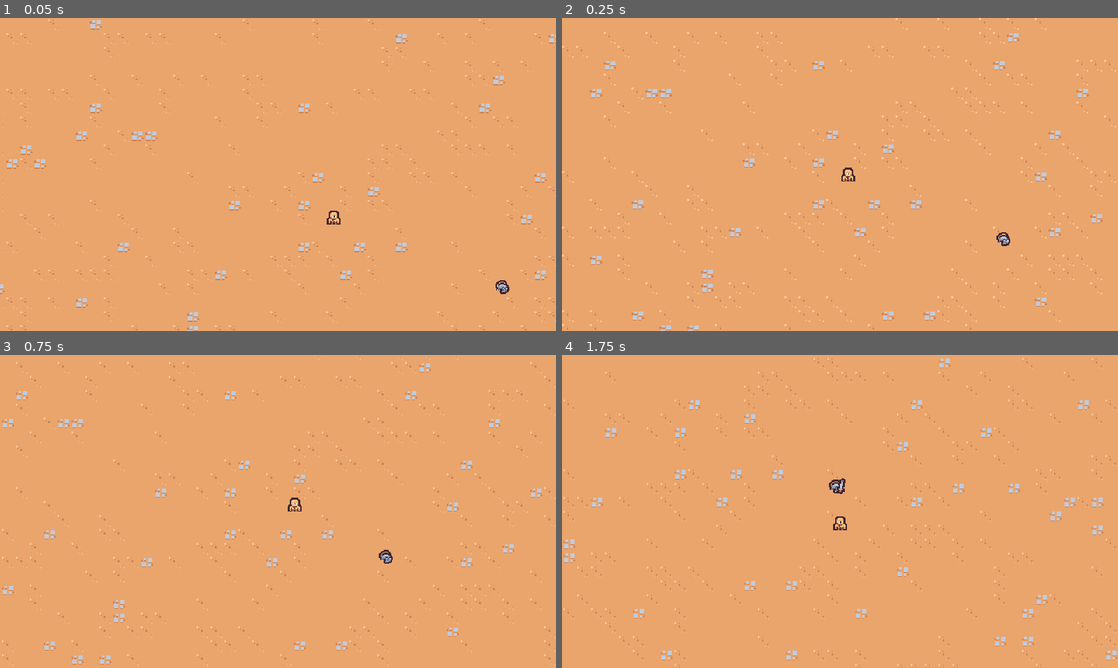
Above: before the commit, frames 1-4 (two rows, left to right).
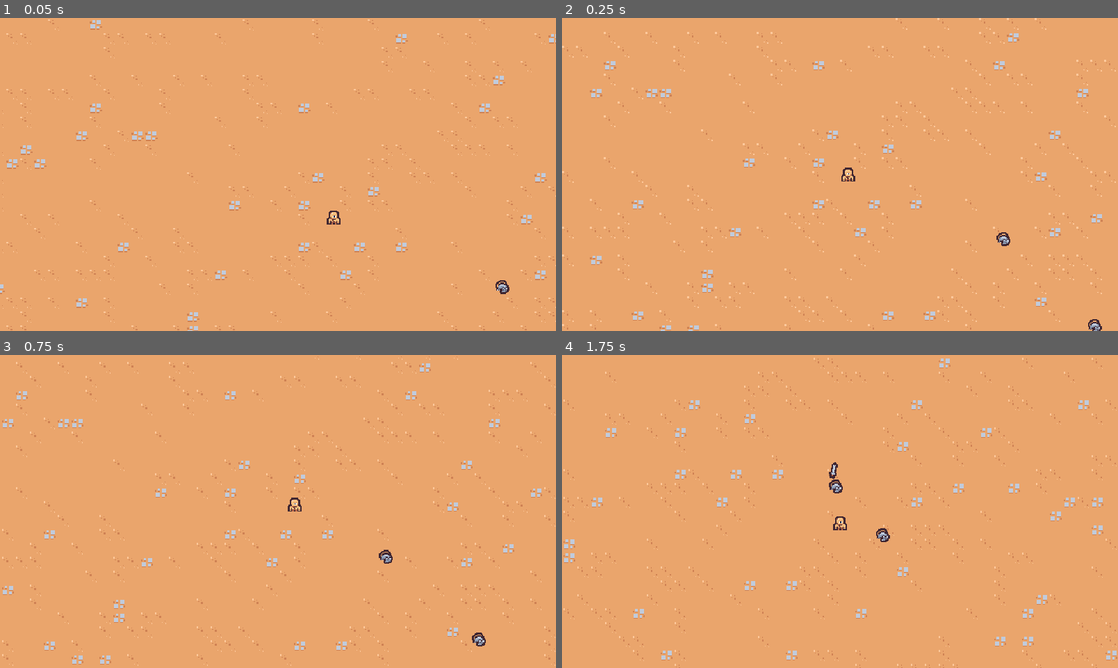
Above: after the commit, the same moments.

Repository: CullsGit/2dsurvivor
Game: Godot game, scene res://scenes/main/main.tscn
Same seed, same stepped clock (60 frames per second), same inputs: the game is played once before the commit and once after it.
Inputs:
- Up to frame 1 (0.05 s): no input
- Up to frame 2 (0.25 s): no input
- Up to frame 3 (0.75 s): hold D (move_right) from 0.53 s (still down)
- Up to frame 4 (1.75 s): release D (move_right) at 1.28 s; hold S (move_down) from 1.28 s (still down)

Frame 1 is identical in both runs. In frame 2, less than 0.1% of the frame differs, in the area x 94-98%, y 96-100%; in frame 3, less than 0.1%; in frame 4, 0.2%, in the area x 48-59%, y 34-60%.

Commit message:
add targeting enemy functionality with sword ability

Diff:
--- a/scenes/ability/sword_ability_controller/sword_ability_controller.gd
+++ b/scenes/ability/sword_ability_controller/sword_ability_controller.gd
@@ -1,4 +1,6 @@
 extends Node
+
+const MAX_RANGE = 150
 
 @export var sword_ability: PackedScene
 
@@ -12,6 +14,20 @@
 	if player == null:
 		return
 
+	var enemies = get_tree().get_nodes_in_group('enemy')
+	enemies = enemies.filter(func(enemy: Node2D):
+		return enemy.global_position.distance_squared_to(player.global_position) < pow(MAX_RANGE, 2)
+	)
+
+	if enemies.size() == 0:
+		return
+
+	enemies.sort_custom(func(a: Node2D, b: Node2D):
+		var a_distance = a.global_position.distance_squared_to(player.global_position)
+		var b_distance = b.global_position.distance_squared_to(player.global_position)
+		return a_distance < b_distance
+	)
+
 	var sword_instance = sword_ability.instantiate() as Node2D
 	player.get_parent().add_child(sword_instance)
-	sword_instance.global_position = player.global_position
+	sword_instance.global_position = enemies[0].global_position
--- a/scenes/basic_enemy/basic_enemy.tscn
+++ b/scenes/basic_enemy/basic_enemy.tscn
@@ -6,7 +6,7 @@
 [sub_resource type="CircleShape2D" id="CircleShape2D_gxg7h"]
 radius = 5.0
 
-[node name="BasicEnemy" type="CharacterBody2D"]
+[node name="BasicEnemy" type="CharacterBody2D" groups=["enemy"]]
 collision_layer = 0
 script = ExtResource("1_gxg7h")
 
--- a/scenes/main/main.tscn
+++ b/scenes/main/main.tscn
@@ -18,3 +18,6 @@
 
 [node name="BasicEnemy" parent="." instance=ExtResource("4_l3cfh")]
 position = Vector2(303, 171)
+
+[node name="BasicEnemy2" parent="." instance=ExtResource("4_l3cfh")]
+position = Vector2(406, 274)
